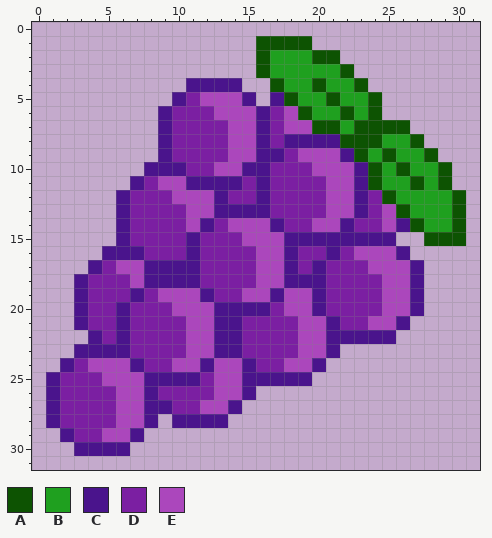
File history of a pixel-art sprite, fruits/sprites/fruit_grape.png. That is the earlier state.
The file is 32x32 pixels.
Palette (. is transparent): A #0d5302  B #1fa01f  C #4a148c  D #7b1fa2  E #ab47bc
Pixels before, first column x 1:
 1 ...............AAAA...........
 2 ...............ABBBAA.........
 3 ...............ABBBBBA........
 4 ..........CCCC..ABBABBA.......
 5 .........CDEEEC.CABBABBA......
 6 ........CDDDEEECDEABBABA......
 7 ........CDDDDEECDEEAABAAAA....
 8 ........CDDDDEECDCCCCAAABBA...
 9 ........CDDDDEECCDEEECABABBA..
10 .......CCCDDEECCDDDEEECABABBA.
11 ......CDEECCCCDCDDDDEECABBABA.
12 .....CDDDEEECDDCDDDDEECDABBBBA
13 .....CDDDDEECCCCDDDDEECDEABBBA
14 .....CDDDDECDEEECDDEECDDECABBA
15 .....CDDDDCDDDEEECCCCCCCC..AAA
16 ....CCCDDDCDDDDEECDDCDEEEC....
17 ...CDEECCCCDDDDEECDCDDDEEEC...
18 ..CDDDECCCCDDDDEECCCDDDDEEC...
19 ..CDDDCDEEECDDEECEECDDDDEEC...
20 ..CDDCDDDEEECCCCDEECDDDDEEC...
21 ..CDDCDDDDEECCDDDDEECDDEEC....
22 ...CDCDDDDEECCDDDDEECCCCC.....
23 ..CCCCDDDDEECCDDDDEEC.........
24 .CDEEECDDEECEECDDEEC..........
25 CDDDEEECCCCDEECCCCC...........
26 CDDDDEECDDDDEEC...............
27 CDDDDEECCDDEEC................
28 CDDDDEEC.CCCC.................
29 .CDDEEC.......................
30 ..CCCC........................
And afterwards:
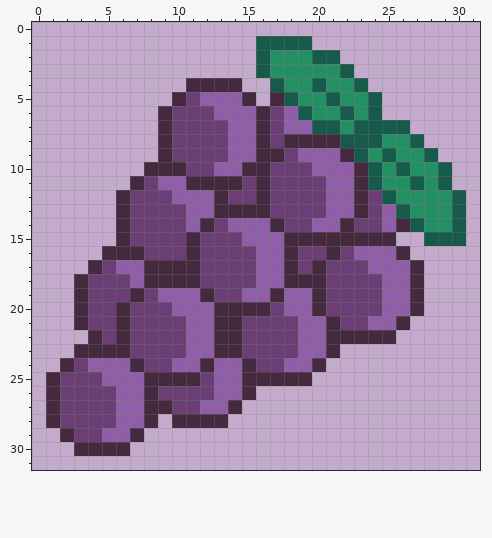
Edits made:
colour A: #0d5302 -> #165a4c
colour B: #1fa01f -> #239063
colour C: #4a148c -> #45293f
colour D: #7b1fa2 -> #6b3e75
colour E: #ab47bc -> #905ea9
Changed places in both pictures, as pixel boxes (x1, y1, x2, y2):
changed: (46, 36, 466, 456)
